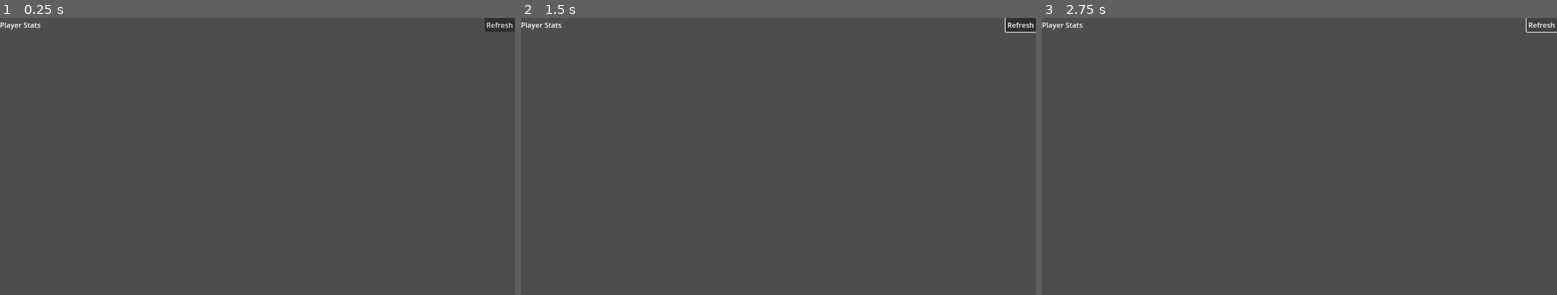
Above: before the commit, frames 1-3 (left to right).
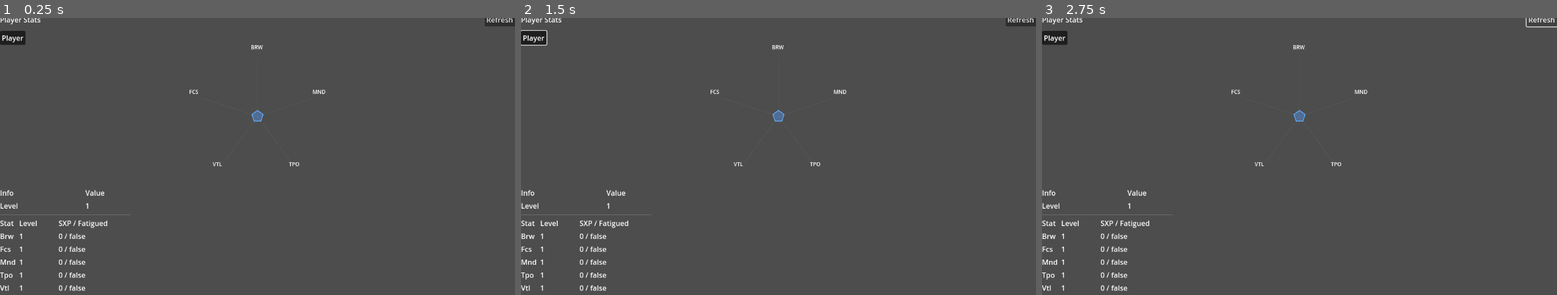
Above: after the commit, the same moments.

Repository: Cristal-Lucina/Psyokin
Game: Godot game, scene res://scenes/main_menu/panels/StatsPanel.tscn
Two runs of this game, one before a commit and one after it. Both use one fixed random seed, a clock stepped at 60 frames per second and the inputs below. This scene is started directly instead of the project's main scene.
Inputs (mouse positions are in pixels of both pictures, inside the frame that each line leads up to):
- Up to frame 1 (0.25 s): no input
- Up to frame 2 (1.5 s): click "Refresh" at 0.5 s; click (531, 37) at 1.25 s, where only the run after the commit has a clickable "Player"
- Up to frame 3 (2.75 s): click "Refresh" at 2 s

The runs differ from the first frame. In frame 1, 1.5% of the frame differs, in the area x 0-100%, y 0-99%; in frame 2, 1.6%; in frame 3, 1.5%.
Error before the commit: Parse Error: Cannot infer the type of "normalized" variable because the value doesn't have a set type. (res://scripts/main_menu/panels/StatsPanel.gd:450)

Commit message:
Fix type inference and shadowed variable errors in StatsPanel
- Added explicit type annotations to prevent Variant type inference
- Fixed stat_level, normalized, angle, and point variables (lines 449-452)
- Renamed 'size' to 'chart_size' to avoid shadowing Control.size (line 418)
- Added Vector2 and float type annotations throughout _draw_pentagon_radar

🤖 Generated with [Claude Code](https://claude.com/claude-code)

Co-Authored-By: Claude <noreply@anthropic.com>

Diff:
--- a/scripts/main_menu/panels/StatsPanel.gd
+++ b/scripts/main_menu/panels/StatsPanel.gd
@@ -415,9 +415,9 @@
 	_draw_pentagon_radar(_radar_chart, stat_levels)
 
 func _draw_pentagon_radar(control: Control, stat_levels: Array[float]) -> void:
-	var size := control.size
-	var center := size / 2.0
-	var max_radius: float = min(size.x, size.y) / 2.0 - 20.0  # Padding
+	var chart_size: Vector2 = control.size
+	var center: Vector2 = chart_size / 2.0
+	var max_radius: float = min(chart_size.x, chart_size.y) / 2.0 - 20.0  # Padding
 
 	# Draw 10 concentric pentagons (grid layers)
 	for layer in range(1, 11):
@@ -446,10 +446,10 @@
 	# Calculate stat polygon points (normalized to 0-10 range)
 	var stat_points: PackedVector2Array = PackedVector2Array()
 	for i in range(5):
-		var stat_level := clamp(stat_levels[i], 0.0, 10.0)
-		var normalized := stat_level / 10.0  # Normalize to 0-1
-		var angle := -PI / 2.0 + (TAU / 5.0) * float(i)
-		var point := center + Vector2(cos(angle), sin(angle)) * max_radius * normalized
+		var stat_level: float = clamp(stat_levels[i], 0.0, 10.0)
+		var normalized: float = stat_level / 10.0  # Normalize to 0-1
+		var angle: float = -PI / 2.0 + (TAU / 5.0) * float(i)
+		var point: Vector2 = center + Vector2(cos(angle), sin(angle)) * max_radius * normalized
 		stat_points.append(point)
 
 	# Draw filled stat polygon (light blue)
